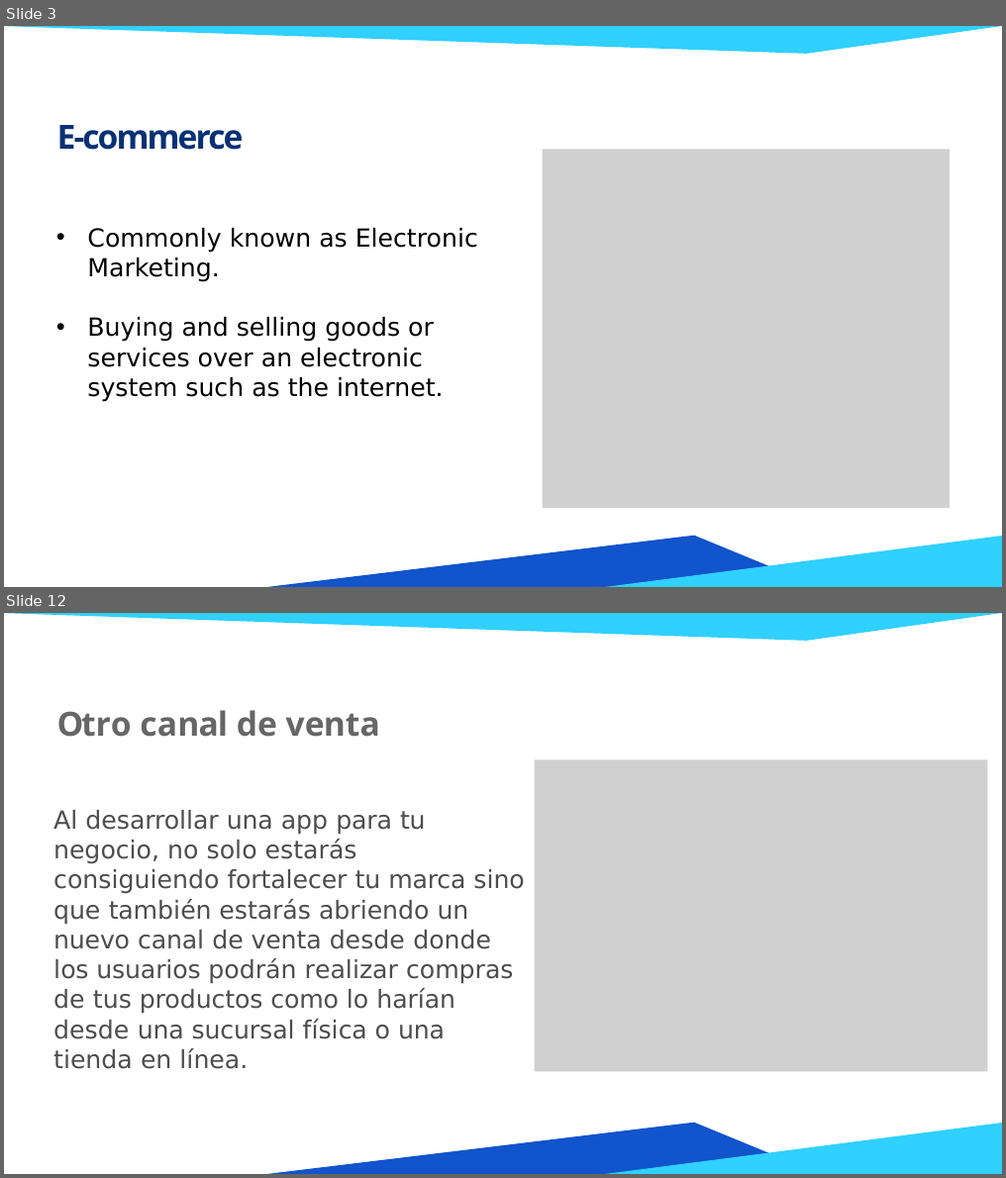
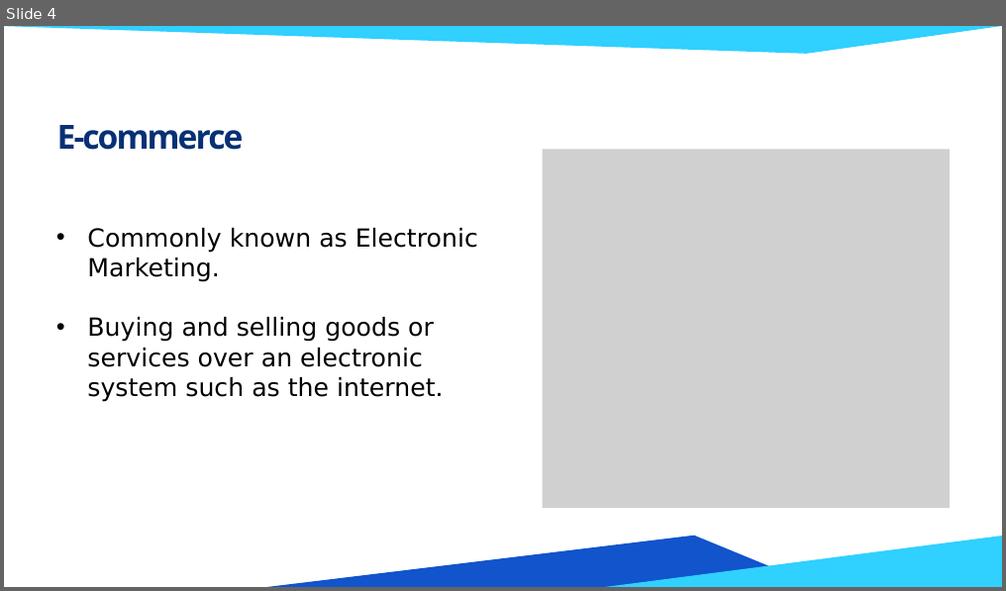
Before and after one commit to HenryHeng91/NU-Fast-Buy-and-Sell-APP, a slide deck: Documentation/NU E-Commerce Slide.pptx. Shown one above the other, each under a label of ours: slides 3 and 12 before the commit, slide 4 after it; the slides between them are not shown. The pictures are 1006x1178 and 1006x591 pixels, drawn with LibreOffice and Linux fonts; fonts in the diff are those of the drawing; grey boxes stand for pictures; background and template pictures are left out. Boxes give left, top, right and bottom in pixels: in the first picture for what was removed or moved away, otherwise in the second. Text is boxed around its words. In the diff, an @@ line names an element or a change of style, - is before the commit and + after.

```diff
--- a/Documentation/NU E-Commerce Slide.pptx
+++ b/Documentation/NU E-Commerce Slide.pptx
@@ slide 12 removed at [4,613,1002,1174], background #FFFFFF; not listed: 3 template elements that a slide beside it also shows @@
@@ title removed at [57,710,380,737] @@
-Otro canal de venta
@@ picture removed at [534,760,987,1071] @@
@@ text removed at [54,810,524,1040] @@
-Al desarrollar una app para tu negocio, no solo estarás consiguiendo fortalecer tu marca sino que también estarás abriendo un nuevo canal de venta desde donde los usuarios podrán realizar compras de tus productos como lo harían desde una sucursal física o una tienda en línea.
@@ what was slide 3 is now slide 4 @@
```
Also in this commit, not shown: 8 slides changed, 8 slides added, 15 other slides removed, 2 other files.
